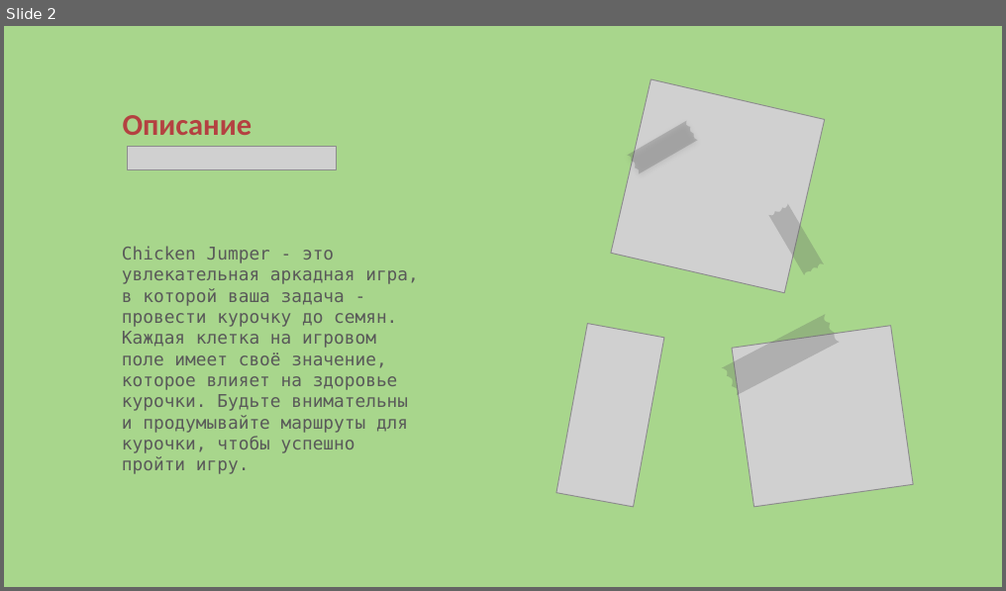
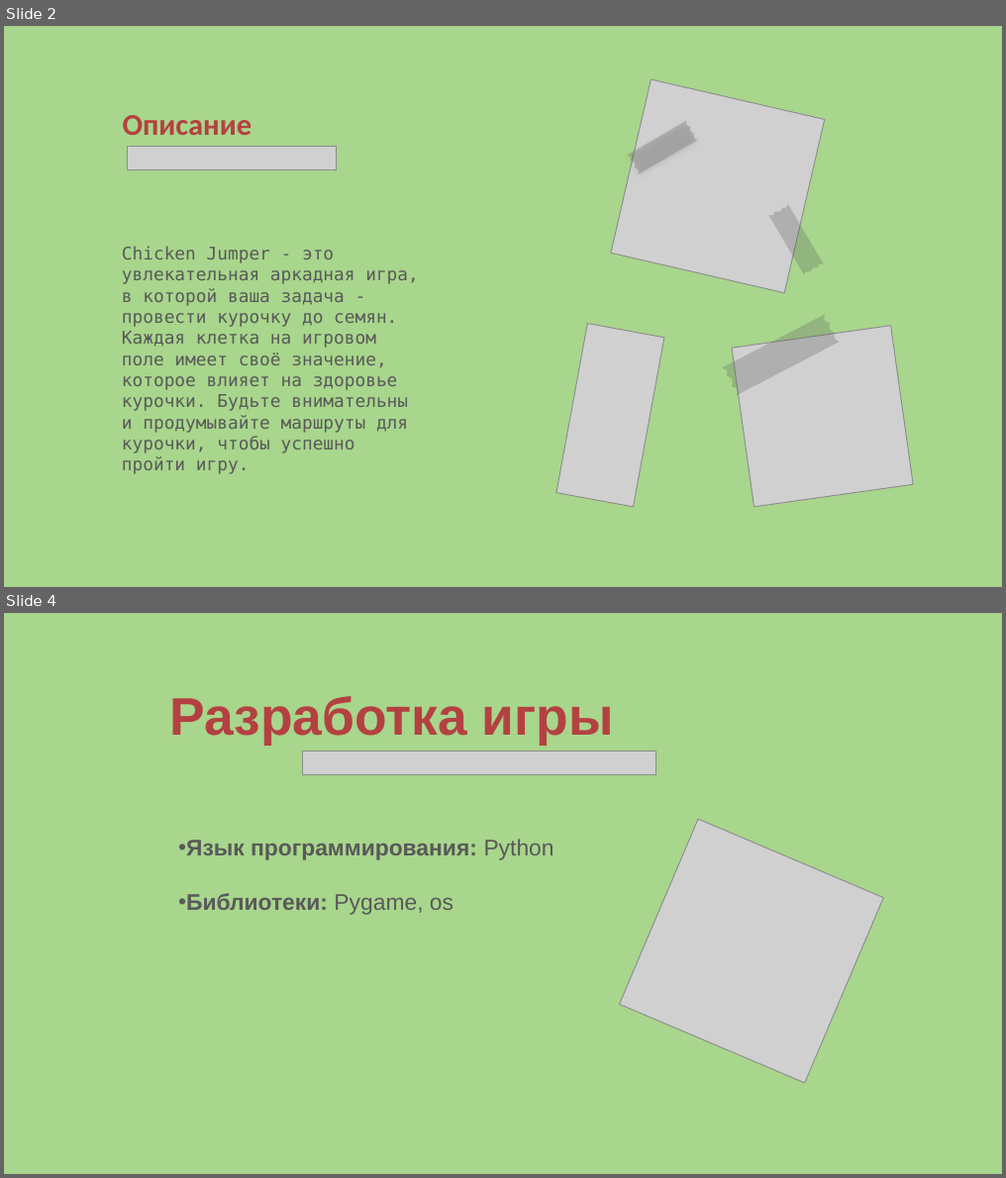
Before and after one commit to seTc1/ChikenJumper, a slide deck: ChikenJumper.pptx. Shown one above the other, each under a label of ours: slide 2 before the commit, slides 2 and 4 after it; the slides between them are not shown. The pictures are 1006x591 and 1006x1178 pixels, drawn with LibreOffice and Linux fonts; fonts in the diff are those of the drawing; grey boxes stand for pictures; background and template pictures are left out. Boxes give left, top, right and bottom in pixels: in the first picture for what was removed or moved away, otherwise in the second. Text is boxed around its words. In the diff, an @@ line names an element or a change of style, - is before the commit and + after.

```diff
--- a/ChikenJumper.pptx
+++ b/ChikenJumper.pptx
@@ slide 4 added at [4,613,1002,1174], background picture (left out) @@
@@ text added at [170,696,614,745], 42 pt, text #B44141, bold @@
+Разработка игры
@@ picture added at [303,752,656,775] @@
@@ picture added at [619,819,884,1083] @@
@@ text added at [186,839,554,915], 18 pt, text #595959, bold @@
+• Язык программирования: Python
+• Библиотеки: Pygame, os
```
Also in this commit, not shown: 1 other slide changed, 2 other slides added, 1 slide removed.
